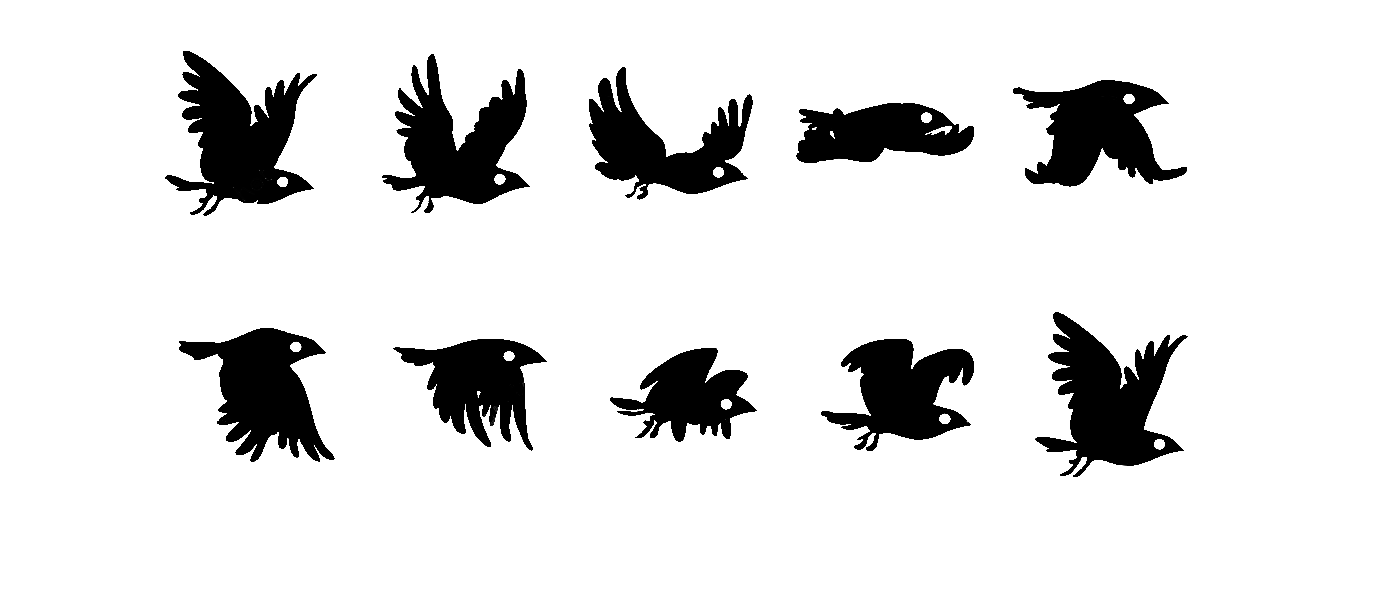
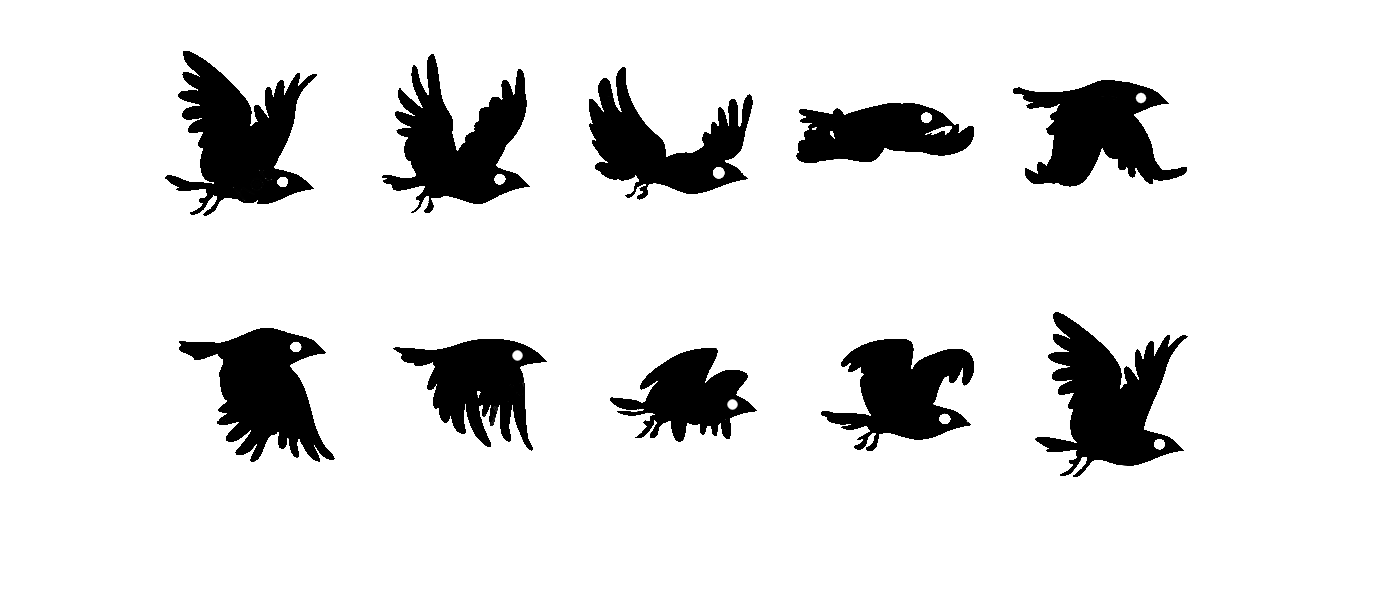
Comparing the layer stacks of the two 1400 x 600 images. Changes:
added layer "Layer 1" above "Paint Layer 2" over [503, 92, 1147, 410]
